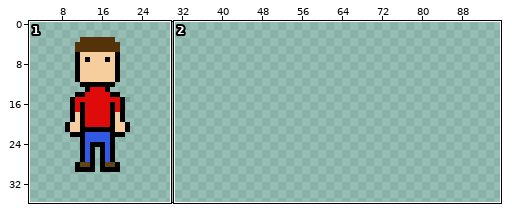
Edited in one commit: sprite sheet (res/characterSheet.png). The picture above shows the old version from afar; the outline marks the close-up.
Close-up. As it was:
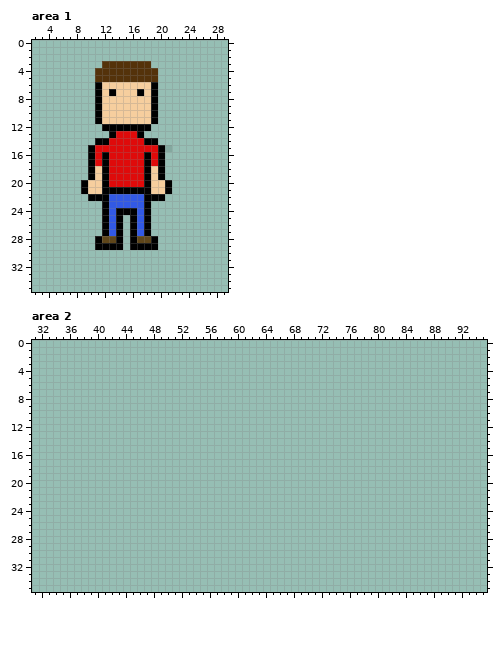
The file is 256x256 pixels. Pixels under 10% opacity are left out. Colours within 5 levels of each other are drawn and written as one. Shown: area 1: x 2..29, y 0..35; area 2: x 31..95, y 0..35. The wide view leaves out empty margins.
After:
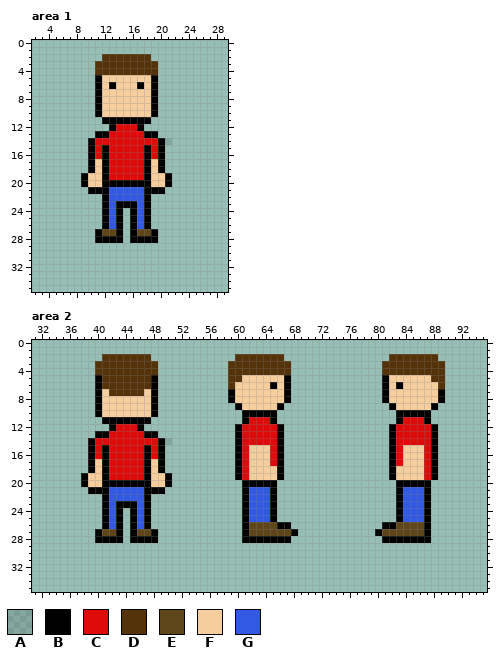
Palette (. is transparent): A #0000001e  B #000000  C #df0a0a  D #54320a  E #5f461a  F #f6ce9e  G #3259e4
Edits made:
Changed rows in their new state; - is an unchanged pixel.
Area 1:
first column x 11:
 2 -DDDDDDD-
 3 D-------D
 5 BFFFFFFFB
 6 --B---B--
 7 --F---F--
first column x 9:
11 --.BBBBBBB.--
12 ---.-CCC-.---
13 --BBC---CBB--
14 -BCC-----CCBA
15 ---B-----B--.
17 --F-------F--
19 BF---------FB
20 ----BBBBB----
21 .BB-GGGGG-BB.
22 -..-------..-
23 -----BBB-----
24 ------.------
27 --BEE---EEB--
28 ---BB---BB---
29 --....-....--
Area 2:
first column x 38:
 2 ---DDDDDDD------------DDDDDDD---------------DDDDDDD-
 3 --DDDDDDDDD----------DDDDDDDDD-------------DDDDDDDDD
 4 --DDDDDDDDD----------DDDDDDDDD-------------DDDDDDDDD
 5 --BDDDDDDDB----------DDFFFFFFB-------------BFFFFFFDD
 6 --BDDDDDDDB----------DFFFFFBFB-------------BFBFFFFFD
 7 --BFDDDDDFB----------BFFFFFFFB-------------BFFFFFFFB
 8 --BFFFFFFFB----------BFFFFFFFB-------------BFFFFFFFB
 9 --BFFFFFFFB-----------BFFFFFB---------------BFFFFFB-
10 --BFFFFFFFB------------BBBBB-----------------BBBBB--
11 ---BBBBBBB-------------BCCCB-----------------BCCCB--
12 ----BCCCB-------------BCCCCCB---------------BCCCCCB-
13 --BBCCCCCBB-----------BCCCCCB---------------BCCCCCB-
14 -BCCCCCCCCCBA---------BCCCCCB---------------BCCCCCB-
15 -BCBCCCCCBCB----------BCFFFCB---------------BCFFFCB-
16 -BCBCCCCCBCB----------BCFFFCB---------------BCFFFCB-
17 -BFBCCCCCBFB----------BCFFFCB---------------BCFFFCB-
18 -BFBCCCCCBFB----------BCFFFFB---------------BFFFFCB-
19 BFFBCCCCCBFFB---------BCFFFFB---------------BFFFFCB-
20 BFFBBBBBBBFFB----------BBBBB-----------------BBBBB--
21 -BBBGGGGGBBB-----------BGGGB-----------------BGGGB--
22 ---BGGGGGB-------------BGGGB-----------------BGGGB--
23 ---BGBBBGB-------------BGGGB-----------------BGGGB--
24 ---BGB-BGB-------------BGGGB-----------------BGGGB--
25 ---BGB-BGB-------------BGGGB-----------------BGGGB--
26 ---BGB-BGB-------------BEEEEBB-------------BBEEEEB--
27 --BEEB-BEEB------------BEEEEEEB-----------BEEEEEEB--
28 --BBBB-BBBB------------BBBBBBB-------------BBBBBBB--
Where, in picture pixels (left, top, right, bottom), the same in both close-ups:
changed: (81, 54, 172, 250)
added: (81, 354, 172, 543)
added: (228, 354, 298, 543)
added: (375, 354, 445, 543)
